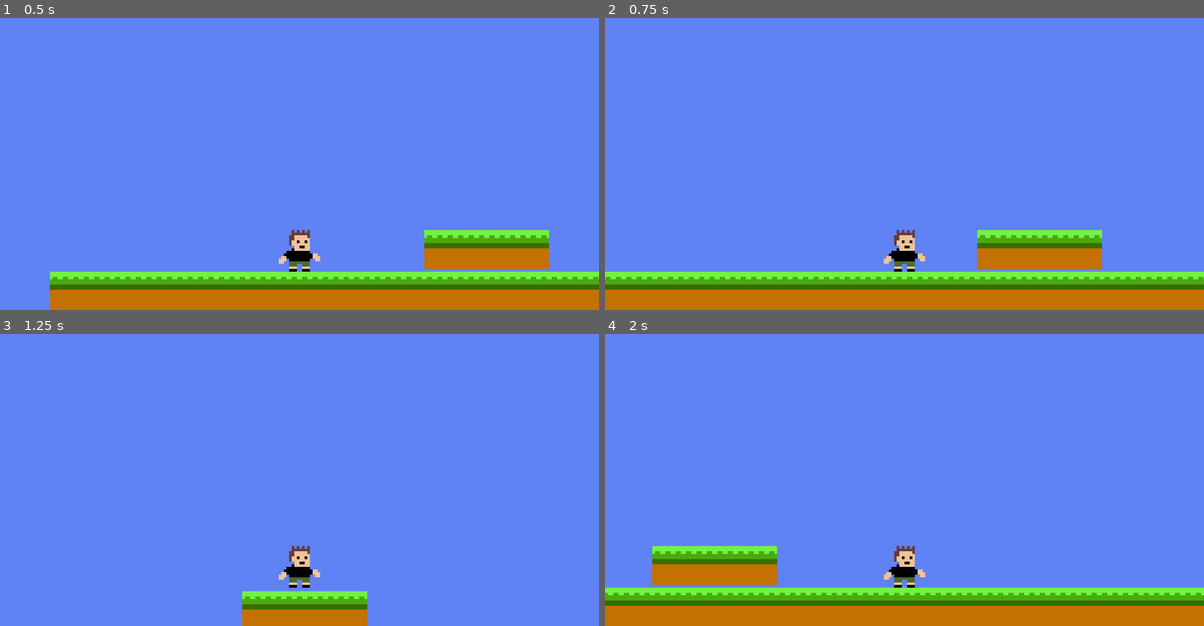
Above: before the commit, frames 1-4 (two rows, left to right).
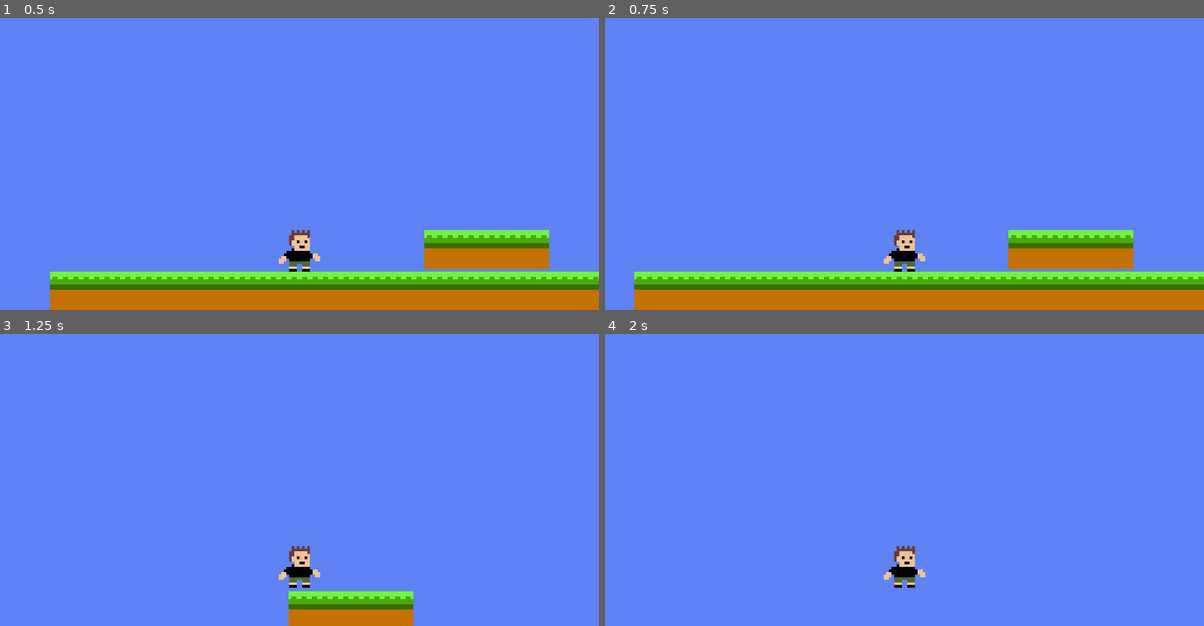
Above: after the commit, the same moments.

Repository: BrendanGasparin/gd-2d-platformer
Game: Godot game, scene res://Scenes/Levels/W1L1.tscn
Two runs of this game, one before a commit and one after it. Both use one fixed random seed, a clock stepped at 60 frames per second and the inputs below.
Inputs:
- Up to frame 1 (0.5 s): no input
- Up to frame 2 (0.75 s): tap Enter at 0.5 s; hold Right (move_right) from 0.53 s (still down)
- Up to frame 3 (1.25 s): keep holding Right (move_right); tap Up (jump) at 0.77 s
- Up to frame 4 (2 s): keep holding Right (move_right); tap Up (jump) at 1.52 s

Frame 1 is identical in both runs. In frame 2, 2.1% of the frame differs, in the area x 0-89%, y 72-100%; in frame 3, 2.0%; in frame 4, 16%, in the area x 0-100%, y 72-100%.

Commit message:
Implement player acceleration and decceleration

Diff:
--- a/Scripts/player.gd
+++ b/Scripts/player.gd
@@ -1,8 +1,8 @@
 extends CharacterBody2D
 
 @export var move_speed : float = 100
-@export var acceleration : float = 50
-@export var braking : float = 20
+@export var acceleration : float = 5
+@export var braking : float = 10
 @export var gravity : float = 500
 @export var jump_force : float = 150
 
@@ -15,7 +15,11 @@
 
 	# Negative axis move left, positive axis move right
 	move_input = Input.get_axis("move_left", "move_right")
-	velocity.x = move_input * move_speed
+	# If moving then accelerate, if not then brake
+	if move_input != 0:
+		velocity.x = lerp(velocity.x, move_input * move_speed, acceleration * delta)
+	else:
+		velocity.x = lerp(velocity.x, 0.0, braking * delta)
 
 	# Jump
 	if Input.is_action_pressed("jump") and is_on_floor():
